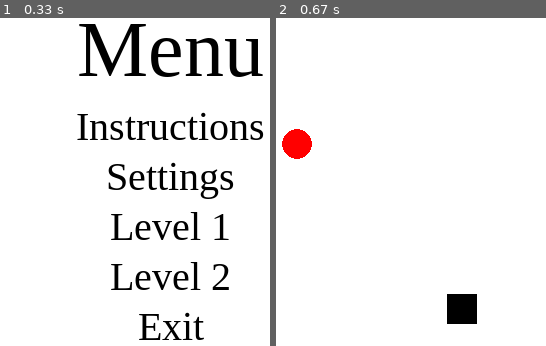
Above: before the commit, frames 1-2 (left to right).
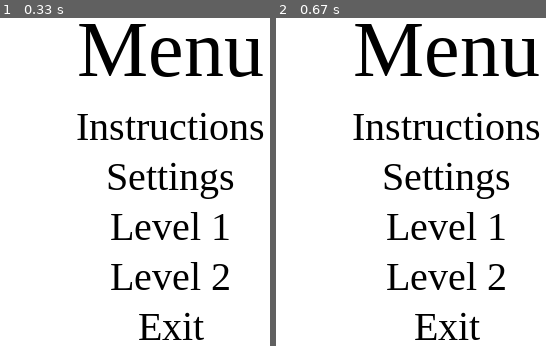
Above: after the commit, the same moments.

Repository: zsherry2106/Game_Design_BlockA_Sherry_Zhang
Game: pygame game, started from Pygame/final_game.py
Same seed, same stepped clock (60 frames per second), same inputs: the game is played once before the commit and once after it.
Inputs:
- Up to frame 1 (0.33 s): no input
- Up to frame 2 (0.67 s): click "Level 1" at 0.38 s

Frame 1 is identical in both runs. In frame 2, 12% of the frame differs, in the area x 2-98%, y 1-99%.

Commit message:
final game

Diff:
--- a/Pygame/final_game.py
+++ b/Pygame/final_game.py
@@ -103,8 +103,11 @@
         exit_menu = display_text("Exit", 310, SUBTITLE_FONT, colors[0])
 
         if left_pressed:
-            if play.collidepoint(mouse_pos):
-                page = 'level_1'
+            # if play.collidepoint(mouse_pos):
+            #     page = 'level_1'
+
+            if instructions.collidepoint(mouse_pos):
+                page = 'instructions'
 
             elif settings_text.collidepoint(mouse_pos):
                 page = 'settings'
@@ -112,6 +115,11 @@
 
             elif exit_menu.collidepoint(mouse_pos):
                 run = False
+
+    elif page == 'instructions':
+        window.fill(background_colors[background])
+        display_text("Instructions", 10, TITLE_FONT, colors[0])
+
 
     elif page == 'settings':
         pygame.display.set_caption("Settings")
@@ -217,52 +225,52 @@
         pygame.draw.rect(window, obj_1_color, (width/4, height/4 * 3, wbox, hbox))
         pygame.draw.circle(window, obj_2_color, (width/4 * 3 - radius, height/4 * 3 + radius), radius)
 
-    elif page == 'level_1':
-        pygame.display.set_caption("Level 1")
-        pygame.time.delay(10)
-
-        window.fill(background_colors[background])
-
-        rect = pygame.draw.rect(window, obj_1_color, (rect_x, rect_y, wbox, hbox))
-        circle = pygame.draw.circle(window, obj_2_color, (circle_x, circle_y), radius)
-
-        keyPressed = pygame.key.get_pressed()
-
-        for i in key_list:
-            if keyPressed[i[0]]:
-                circle_x += i[1]
-                circle_y += i[2]
-                rect_x += i[3]
-                rect_y += i[4]
-
-        if rect_x < 0:
-            rect_x = width
-        elif rect_x > width:
-            rect_x = 0
-
-        if rect_y < 0:
-            rect_y = height
-        elif rect_y > height:
-            rect_y = 0
-
-        if circle_x < radius:
-            circle_x = radius
-        elif circle_x > width - radius:
-            circle_x = width - radius
-
-        if circle_y < radius:
-            circle_y = radius
-        elif circle_y > height - radius:
-            circle_y = height - radius
-
-        if score == 0:
-            page = 'menu'
-            radius = wbox/2
-
-        if rect.colliderect(circle):
-            score -= 1
-            radius += 7
-            rect_x = random.randint(0, width - wbox)
-            rect_y = random.randint(0, height - hbox)
+    # elif page == 'level_1':
+    #     pygame.display.set_caption("Level 1")
+    #     pygame.time.delay(10)
+
+    #     window.fill(background_colors[background])
+
+    #     rect = pygame.draw.rect(window, obj_1_color, (rect_x, rect_y, wbox, hbox))
+    #     circle = pygame.draw.circle(window, obj_2_color, (circle_x, circle_y), radius)
+
+    #     keyPressed = pygame.key.get_pressed()
+
+    #     for i in key_list:
+    #         if keyPressed[i[0]]:
+    #             circle_x += i[1]
+    #             circle_y += i[2]
+    #             rect_x += i[3]
+    #             rect_y += i[4]
+
+    #     if rect_x < 0:
+    #         rect_x = width
+    #     elif rect_x > width:
+    #         rect_x = 0
+
+    #     if rect_y < 0:
+    #         rect_y = height
+    #     elif rect_y > height:
+    #         rect_y = 0
+
+    #     if circle_x < radius:
+    #         circle_x = radius
+    #     elif circle_x > width - radius:
+    #         circle_x = width - radius
+
+    #     if circle_y < radius:
+    #         circle_y = radius
+    #     elif circle_y > height - radius:
+    #         circle_y = height - radius
+
+    #     if score == 0:
+    #         page = 'menu'
+    #         radius = wbox/2
+
+    #     if rect.colliderect(circle):
+    #         score -= 1
+    #         radius += 7
+    #         rect_x = random.randint(0, width - wbox)
+    #         rect_y = random.randint(0, height - hbox)
 
     pygame.display.flip()
